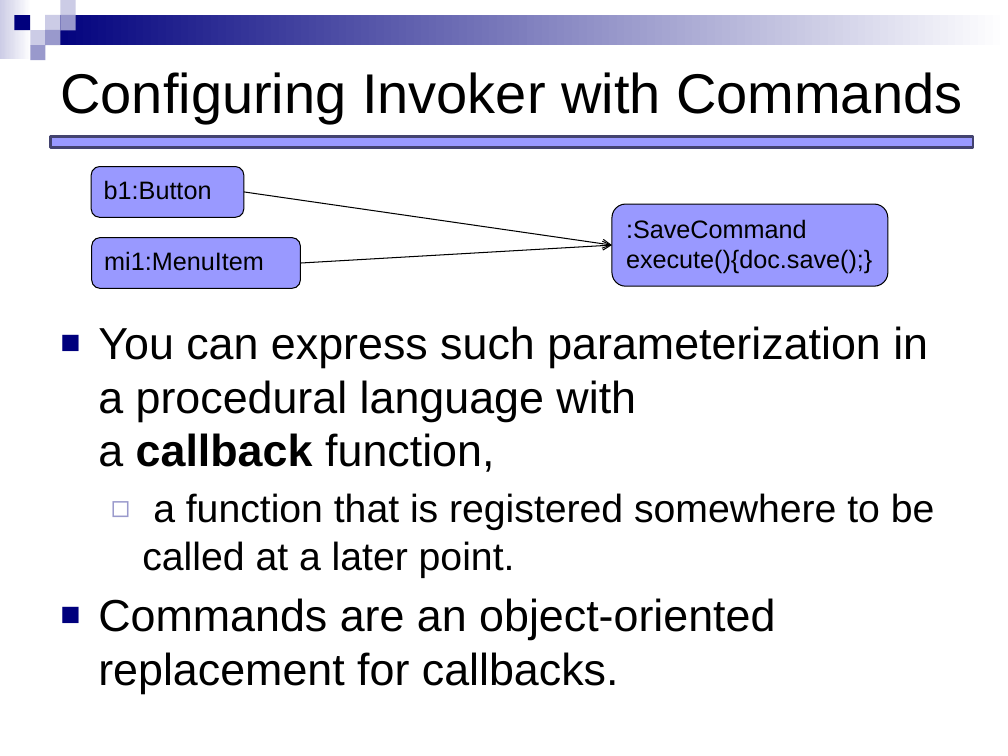
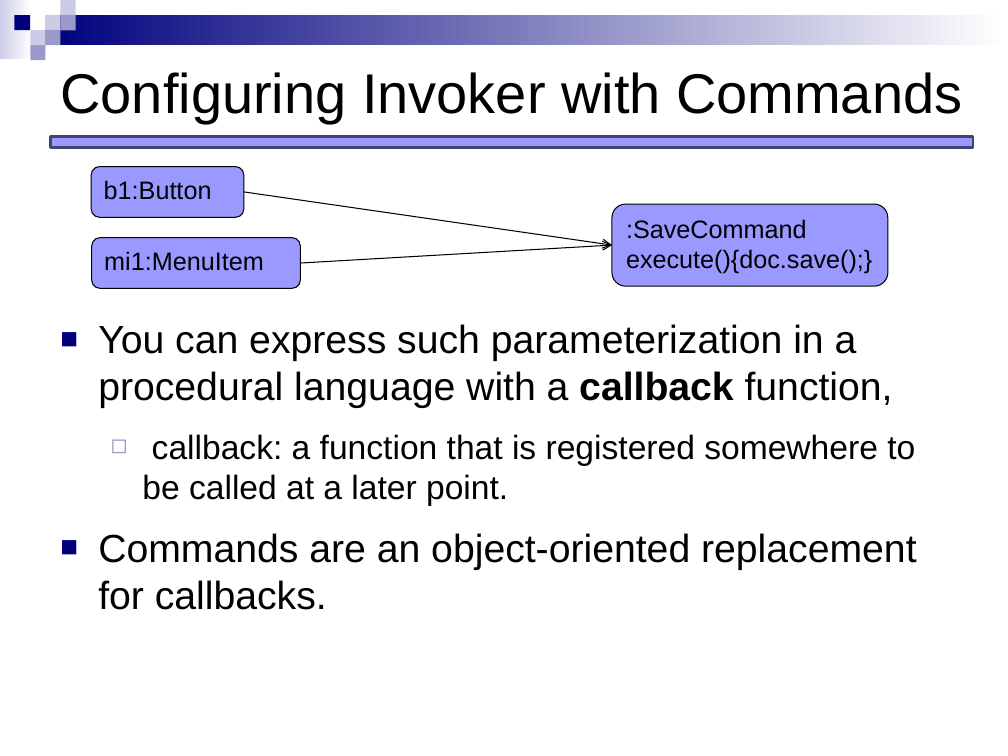
Before and after one commit to JCEleanor/CSCI-598-notes, a slide deck: slide 16 of lecture-slides/Behavioral_command_memento.pptx. Drawn at 1008x756 pixels with LibreOffice and Linux fonts; fonts in the diff are those of the drawing. Boxes give left, top, right and bottom in pixels: in the first picture for what was removed or moved away, otherwise in the second. Text is boxed around its words. In the diff, an @@ line names an element or a change of style, - is before the commit and + after.

```diff
--- a/lecture-slides/Behavioral_command_memento.pptx
+++ b/lecture-slides/Behavioral_command_memento.pptx
@@ text at [98,324,916,610]: size 32 to 28 pt in "You can express such parameterization in a ...", "Commands are an object-oriented replacement for callbacks."; more space between paragraphs @@
@@ text at [142,434,915,506]: text changed; size 28 to 24 pt @@
-  ◻ a function that is registered somewhere to be called at a later point.
+  ◻ callback: a function that is registered somewhere to be called at a later point.
```
Also in this commit, not shown: 25 other slides changed, 1 slide added, 4 other files.
